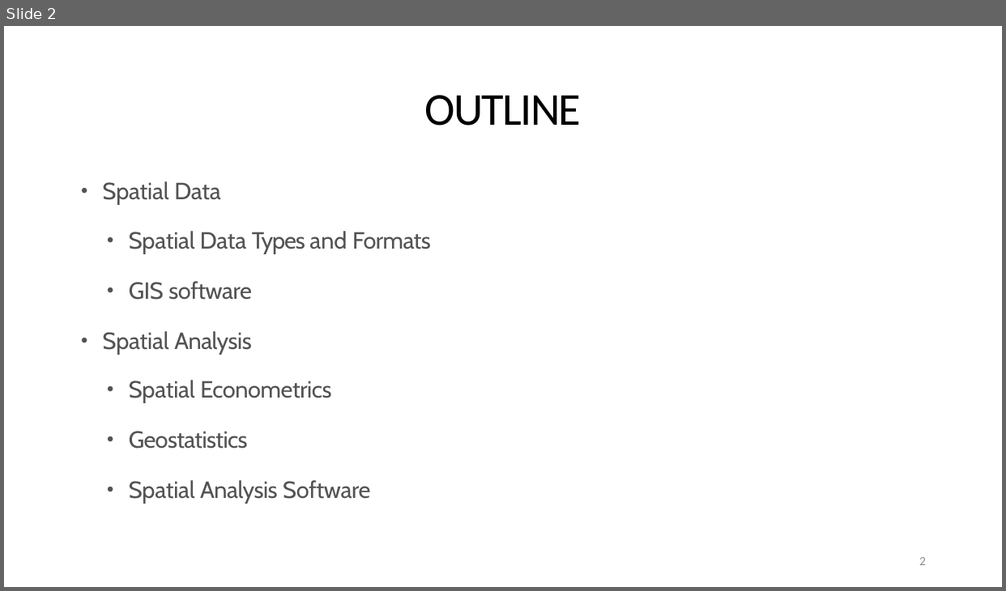
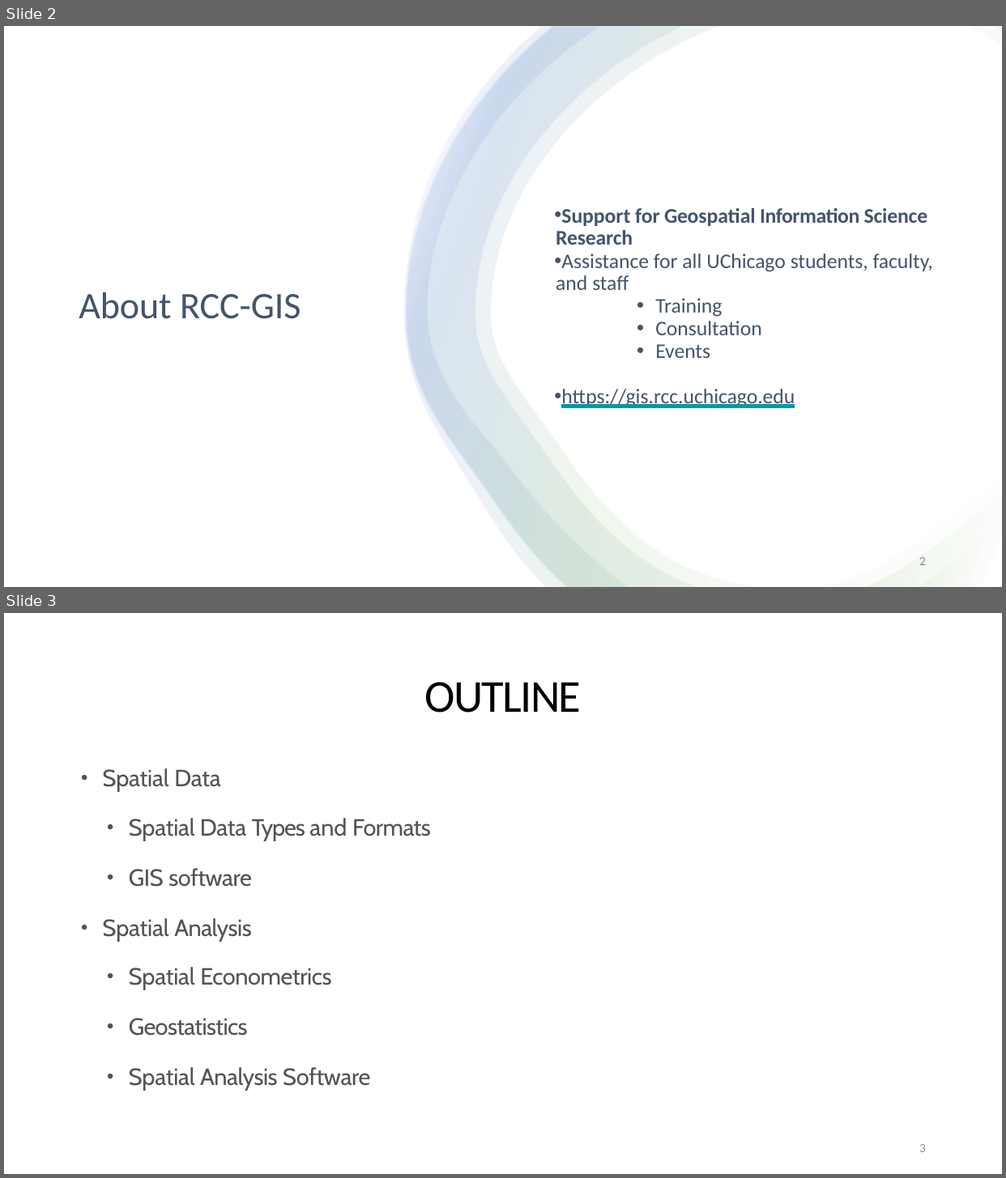
Before and after one commit to rcc-uchicago/SpatialStatistics_R, a slide deck: A QUICK INTRODUCTION TO SPATIAL STATISTICS.pptx. Shown one above the other, each under a label of ours: slide 2 before the commit, slides 2 and 3 after it. The pictures are 1006x591 and 1006x1178 pixels, drawn with LibreOffice and Linux fonts; fonts in the diff are those of the drawing. Boxes give left, top, right and bottom in pixels: in the first picture for what was removed or moved away, otherwise in the second. Text is boxed around its words. In the diff, an @@ line names an element or a change of style, - is before the commit and + after.

```diff
--- a/A QUICK INTRODUCTION TO SPATIAL STATISTICS.pptx
+++ b/A QUICK INTRODUCTION TO SPATIAL STATISTICS.pptx
@@ slide 2 added at bbox=[4, 26, 1002, 587], background #FFFFFF @@
@@ rectangle added at bbox=[4, 26, 1002, 587], fill #FFFFFF @@
@@ freeform shape added at bbox=[405, 27, 1002, 587], fill gradient #FFFFFF to #70AD47 to #4472C4 @@
@@ freeform shape added at bbox=[405, 27, 1002, 587], fill gradient #FFFFFF to #70AD47 to #4472C4 @@
@@ freeform shape added at bbox=[407, 27, 1002, 587], fill gradient #FFFFFF to #70AD47 to #4472C4 @@
@@ text added at bbox=[556, 208, 933, 408], 20 pt, text #44546A @@
+• Support for Geospatial Information Science Research
+• Assistance for all UChicago students, faculty, and staff
+• Training
+• Consultation
+• Events
+• https://gis.rcc.uchicago.edu
@@ title added at bbox=[79, 292, 301, 319], 36 pt, text #44546A @@
+About RCC-GIS
@@ page number added at bbox=[919, 557, 926, 565], 12 pt, text #8C8C8C @@
+2
@@ what was slide 2 is now slide 3 @@
@@ page number at bbox=[919, 1144, 926, 1152]: text changed @@
-2
+3
```
Also in this commit, not shown: 5 slides changed, 16 other slides added, 5 other files.
